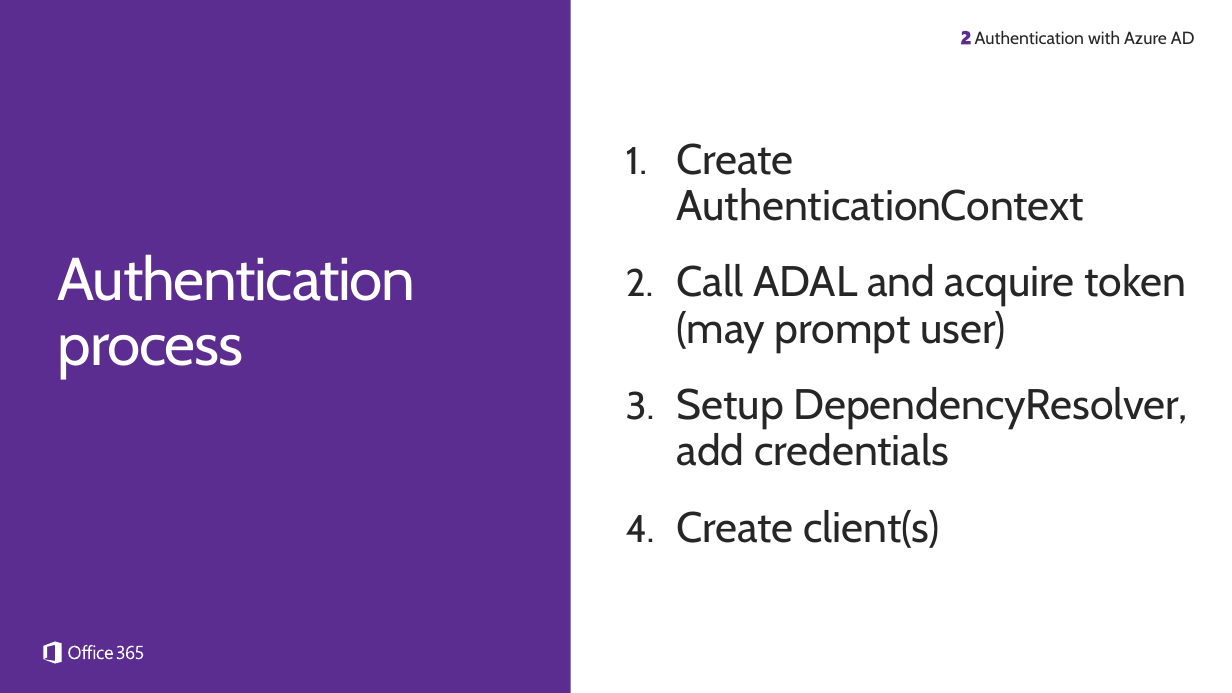
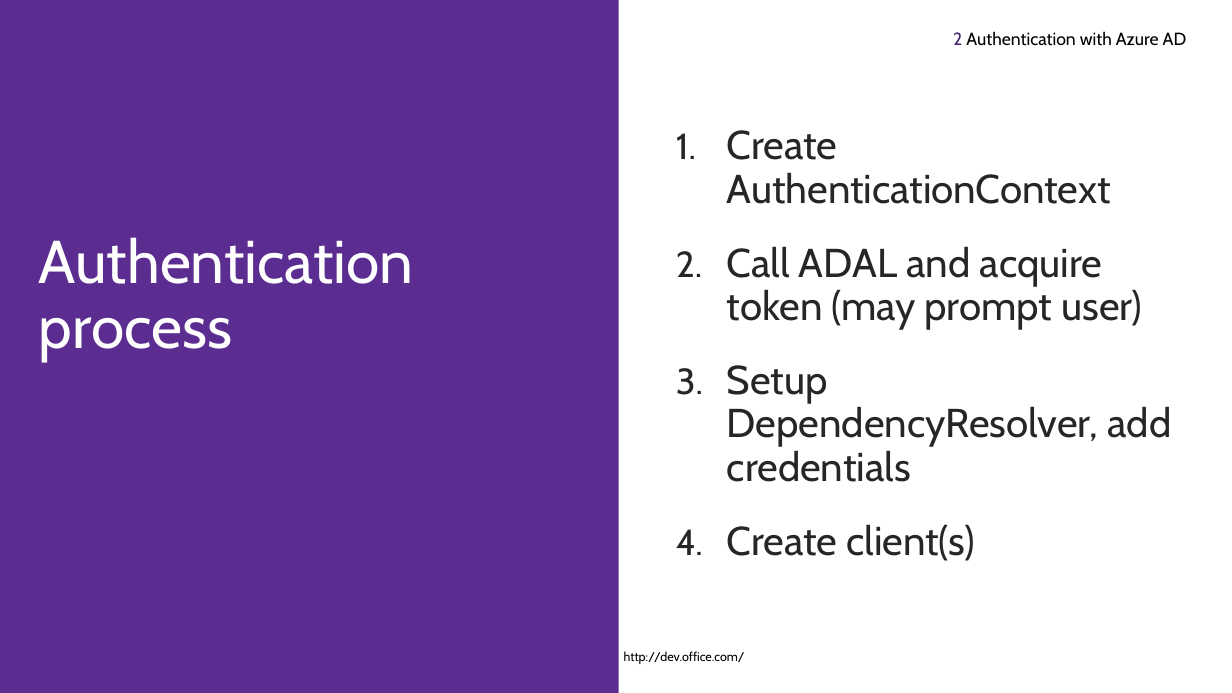
Before and after one commit to fabbbiob/TrainingContent, a slide deck: slide 13 of O3654/O3654-4 Native Android Development with Office 365 APIs/O3654-4 Deep dive into native Android Development with Office 365 APIs.pptx. Drawn at 1232x693 pixels with LibreOffice and Linux fonts; fonts in the diff are those of the drawing; background and template pictures are left out. Boxes give left, top, right and bottom in pixels: in the first picture for what was removed or moved away, otherwise in the second. Text is boxed around its words. In the diff, an @@ line names an element or a change of style, - is before the commit and + after.

Commit message:
Updated slide decks to new theme

```diff
--- a/O3654/O3654-4 Native Android Development with Office 365 APIs/O3654-4 Deep dive into native Android Development with Office 365 APIs.pptx
+++ b/O3654/O3654-4 Native Android Development with Office 365 APIs/O3654-4 Deep dive into native Android Development with Office 365 APIs.pptx
@@ rectangle removed at [0,0,571,693] @@
@@ rectangle added at [0,0,619,693], fill #5C2D91 @@
@@ text "2 Authentication with Azure AD" at [953,31,1187,46]: vertical alignment top to middle @@
@@ text at [953,31,1187,46]: text changed; text colour #262626 to #000000 @@
-Authentication with Azure AD
+2 Authentication with Azure AD
@@ freeform shape removed at [961,31,970,44] @@
@@ text "Create AuthenticationContext": place and size @@
-text "Create AuthenticationContext" at [677,143,1188,548]
+text "Create AuthenticationContext" at [727,130,1171,561]
@@ text "Create AuthenticationContext" at [727,130,1171,561]: size 34 to 32 pt @@
@@ text "Authentication process": place and size @@
-text "Authentication process" at [58,254,416,379]
+text "Authentication process" at [39,237,413,361]
@@ text "Authentication process" at [39,237,413,361]: letter spacing -1 to 0 pt; more space between paragraphs @@
@@ freeform shape removed at [43,641,143,663] @@
@@ text added at [624,651,745,664], 10 pt, text #000000 @@
+http://dev.office.com/
```
Also in this commit, not shown: 35 other slides changed, 3 slides added, 3 slides removed, 4 other files.
